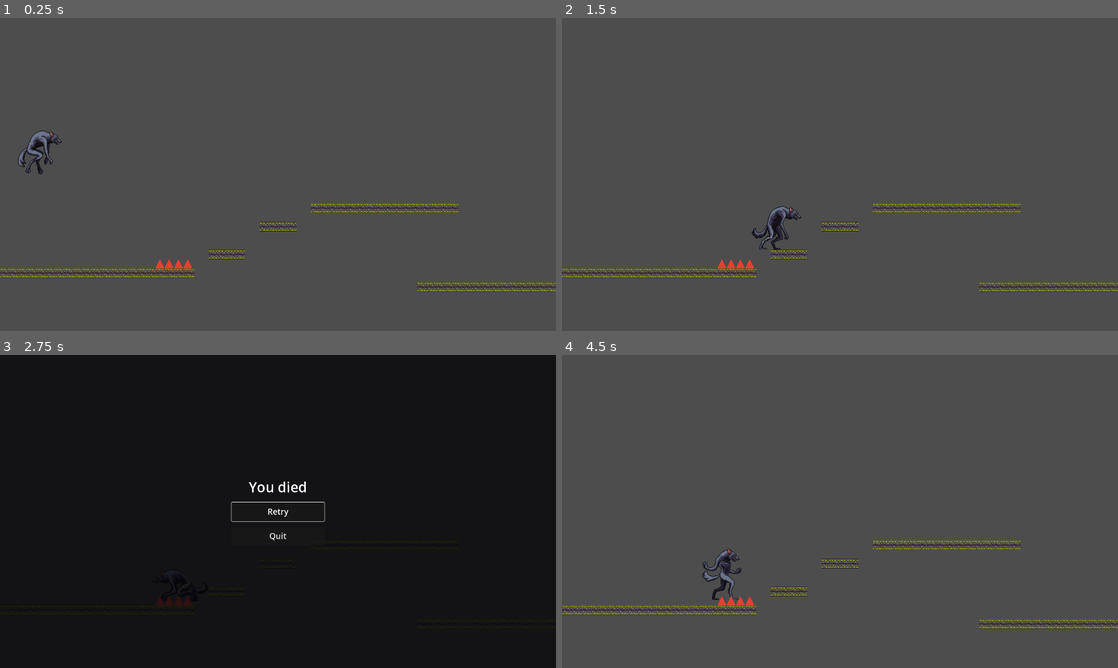
Above: before the commit, frames 1-4 (two rows, left to right).
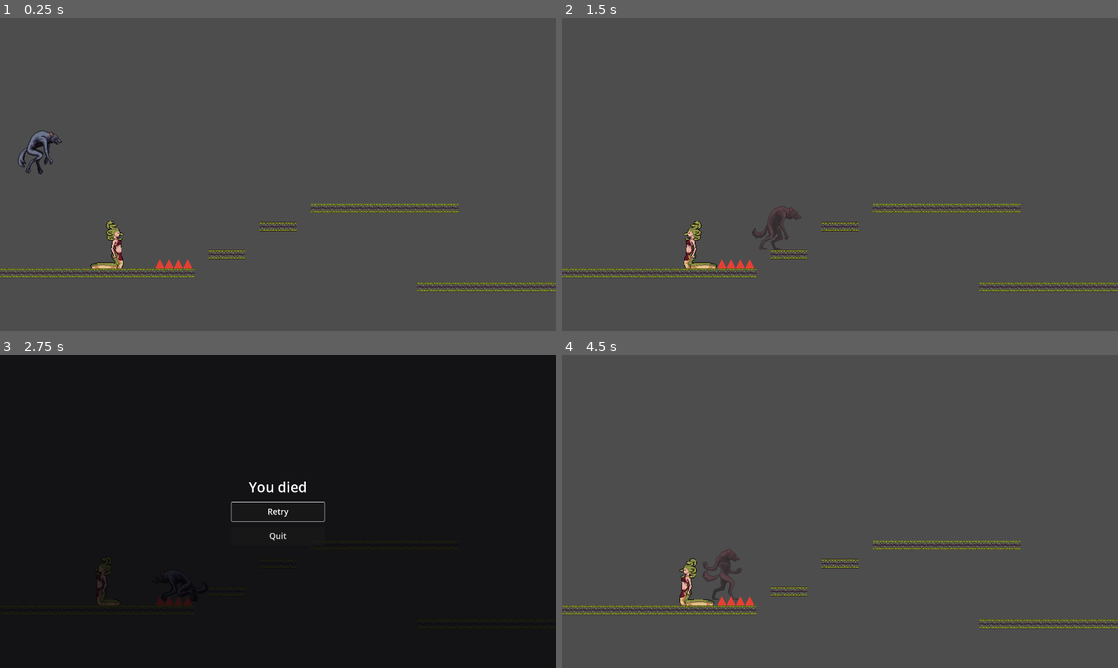
Above: after the commit, the same moments.

Repository: joacod/godot-games
Game: Godot game, scene res://main.tscn
Two runs of this game, one before a commit and one after it. Both use one fixed random seed, a clock stepped at 60 frames per second and the inputs below.
Inputs:
- Up to frame 1 (0.25 s): no input
- Up to frame 2 (1.5 s): hold Shift (run) 0.53-1.28 s; hold Right (right) from 0.53 s (still down); tap Z (attack1) at 0.6 s; tap Up (jump) at 0.77 s; tap Shift (run) at 1.35 s
- Up to frame 3 (2.75 s): tap Up (jump) at 1.52 s; tap Z (attack1) at 1.55, 2.1 s; release Right (right) at 2.03 s; hold Left (left) from 2.03 s (still down); hold Shift (run) from 2.03 s (still down)
- Up to frame 4 (4.5 s): release Left (left) at 2.75 s; release Shift (run) at 2.75 s; click "Retry" at 2.75 s; hold Right (right) from 3.53 s (still down); tap X (attack2) at 3.6 s; tap Up (jump) at 3.77 s; tap Z (attack1) at 3.8 s; hold Shift (run) from 4.28 s (still down); tap C (attack3) at 4.35 s

The runs differ from the first frame. In frame 1, 0.4% of the frame differs, in the area x 16-23%, y 64-80%; in frame 2, 0.7%, in the area x 22-43%, y 60-80%; in frame 3, less than 0.1%; in frame 4, 0.7%.

Commit message:
Add playable platformer combat

Diff:
--- a/2d-platform/main.tscn
+++ b/2d-platform/main.tscn
@@ -7,6 +7,7 @@
 [ext_resource type="Script" path="res://scenes/run_state.gd" id="5_run"]
 [ext_resource type="PackedScene" path="res://scenes/hazard.tscn" id="6_hazard"]
 [ext_resource type="PackedScene" path="res://scenes/death_ui.tscn" id="7_death_ui"]
+[ext_resource type="PackedScene" path="res://scenes/enemy.tscn" id="8_enemy"]
 
 [sub_resource type="TileSetAtlasSource" id="TileSetAtlasSource_dcf4v"]
 texture = ExtResource("2_4rmy6")
@@ -2115,3 +2116,6 @@
 position = Vector2(600, 864)
 
 [node name="DeathUI" parent="." instance=ExtResource("7_death_ui")]
+
+[node name="Enemy" parent="." instance=ExtResource("8_enemy")]
+position = Vector2(390, 864)
--- /dev/null
+++ b/2d-platform/scenes/enemy.gd
@@ -0,0 +1,78 @@
+extends CharacterBody2D
+
+## Health restored by a full-level retry; each player attack deals one by default.
+@export var max_health = 2
+## Horizontal patrol speed in pixels per second.
+@export var patrol_speed = 90.0
+## Patrol endpoints in pixels relative to this instance's starting position.
+@export var patrol_left = -90.0
+@export var patrol_right = 90.0
+@export var contact_damage = 1
+
+var health = 0
+var is_defeated = false
+var direction = 1
+var start_x = 0.0
+var hurt_remaining = 0.0
+var gravity = ProjectSettings.get_setting("physics/2d/default_gravity")
+@onready var sprite = $AnimatedSprite2D
+@onready var contact = $ContactDamage
+@onready var floor_ahead = $FloorAhead
+
+func _ready():
+	health = max_health
+	start_x = global_position.x
+	sprite.animation_finished.connect(_on_animation_finished)
+
+func _physics_process(delta):
+	if is_defeated:
+		return
+	hurt_remaining = maxf(0.0, hurt_remaining - delta)
+	sprite.modulate = Color(1.0, 0.5, 0.5) if hurt_remaining > 0.0 else Color.WHITE
+	if not is_on_floor():
+		velocity.y += gravity * delta
+	var left = start_x + patrol_left
+	var right = start_x + patrol_right
+	if global_position.x >= right:
+		direction = -1
+	elif global_position.x <= left:
+		direction = 1
+	# Look beyond the body and this tick's movement before crossing a ledge.
+	floor_ahead.position.x = direction * (32.0 + patrol_speed * delta)
+	floor_ahead.force_raycast_update()
+	if is_on_floor() and (is_on_wall() or not floor_ahead.is_colliding()):
+		direction *= -1
+	velocity.x = direction * patrol_speed
+	velocity.x = clampf(velocity.x, (left - global_position.x) / delta, (right - global_position.x) / delta)
+	sprite.flip_h = direction < 0
+	if hurt_remaining == 0.0:
+		sprite.play("walk")
+	move_and_slide()
+	# Staying in contact can hit again only after the player's invulnerability expires.
+	for body in contact.get_overlapping_bodies():
+		if is_defeated or get_tree().paused:
+			break
+		if body.has_method("take_damage"):
+			body.take_damage(contact_damage)
+
+func take_damage(amount: int = 1):
+	if is_defeated or amount <= 0:
+		return
+	health = maxi(0, health - amount)
+	if health > 0:
+		hurt_remaining = 0.3
+		sprite.modulate = Color(1.0, 0.5, 0.5)
+		sprite.play("hurt")
+	else:
+		is_defeated = true
+		velocity = Vector2.ZERO
+		hurt_remaining = 0.0
+		collision_layer = 0
+		collision_mask = 0
+		contact.set_deferred("monitoring", false)
+		sprite.modulate = Color.WHITE
+		sprite.play("dead")
+
+func _on_animation_finished():
+	if is_defeated:
+		queue_free()
--- /dev/null
+++ b/2d-platform/scenes/enemy.tscn
@@ -0,0 +1,123 @@
+[gd_scene load_steps=26 format=3]
+
+[ext_resource type="Script" path="res://scenes/enemy.gd" id="1_enemy"]
+[ext_resource type="Texture2D" path="res://enemy_sprites/Walk.png" id="2_Walk"]
+[ext_resource type="Texture2D" path="res://enemy_sprites/Hurt.png" id="3_Hurt"]
+[ext_resource type="Texture2D" path="res://enemy_sprites/Dead.png" id="4_Dead"]
+
+[sub_resource type="AtlasTexture" id="Atlas_walk_0"]
+atlas = ExtResource("2_Walk")
+region = Rect2(0, 0, 128, 128)
+
+[sub_resource type="AtlasTexture" id="Atlas_walk_1"]
+atlas = ExtResource("2_Walk")
+region = Rect2(128, 0, 128, 128)
+
+[sub_resource type="AtlasTexture" id="Atlas_walk_2"]
+atlas = ExtResource("2_Walk")
+region = Rect2(256, 0, 128, 128)
+
+[sub_resource type="AtlasTexture" id="Atlas_walk_3"]
+atlas = ExtResource("2_Walk")
+region = Rect2(384, 0, 128, 128)
+
+[sub_resource type="AtlasTexture" id="Atlas_walk_4"]
+atlas = ExtResource("2_Walk")
+region = Rect2(512, 0, 128, 128)
+
+[sub_resource type="AtlasTexture" id="Atlas_walk_5"]
+atlas = ExtResource("2_Walk")
+region = Rect2(640, 0, 128, 128)
+
+[sub_resource type="AtlasTexture" id="Atlas_walk_6"]
+atlas = ExtResource("2_Walk")
+region = Rect2(768, 0, 128, 128)
+
+[sub_resource type="AtlasTexture" id="Atlas_walk_7"]
+atlas = ExtResource("2_Walk")
+region = Rect2(896, 0, 128, 128)
+
+[sub_resource type="AtlasTexture" id="Atlas_walk_8"]
+atlas = ExtResource("2_Walk")
+region = Rect2(1024, 0, 128, 128)
+
+[sub_resource type="AtlasTexture" id="Atlas_walk_9"]
+atlas = ExtResource("2_Walk")
+region = Rect2(1152, 0, 128, 128)
+
+[sub_resource type="AtlasTexture" id="Atlas_walk_10"]
+atlas = ExtResource("2_Walk")
+region = Rect2(1280, 0, 128, 128)
+
+[sub_resource type="AtlasTexture" id="Atlas_walk_11"]
+atlas = ExtResource("2_Walk")
+region = Rect2(1408, 0, 128, 128)
+
+[sub_resource type="AtlasTexture" id="Atlas_walk_12"]
+atlas = ExtResource("2_Walk")
+region = Rect2(1536, 0, 128, 128)
+
+[sub_resource type="AtlasTexture" id="Atlas_hurt_0"]
+atlas = ExtResource("3_Hurt")
+region = Rect2(0, 0, 128, 128)
+
+[sub_resource type="AtlasTexture" id="Atlas_hurt_1"]
+atlas = ExtResource("3_Hurt")
+region = Rect2(128, 0, 128, 128)
+
+[sub_resource type="AtlasTexture" id="Atlas_hurt_2"]
+atlas = ExtResource("3_Hurt")
+region = Rect2(256, 0, 128, 128)
+
+[sub_resource type="AtlasTexture" id="Atlas_dead_0"]
+atlas = ExtResource("4_Dead")
+region = Rect2(0, 0, 128, 128)
+
+[sub_resource type="AtlasTexture" id="Atlas_dead_1"]
+atlas = ExtResource("4_Dead")
+region = Rect2(128, 0, 128, 128)
+
+[sub_resource type="AtlasTexture" id="Atlas_dead_2"]
+atlas = ExtResource("4_Dead")
+region = Rect2(256, 0, 128, 128)
+
+[sub_resource type="SpriteFrames" id="SpriteFrames_enemy"]
+animations = [
+{"frames": [{"duration": 1.0, "texture": SubResource("Atlas_walk_0")}, {"duration": 1.0, "texture": SubResource("Atlas_walk_1")}, {"duration": 1.0, "texture": SubResource("Atlas_walk_2")}, {"duration": 1.0, "texture": SubResource("Atlas_walk_3")}, {"duration": 1.0, "texture": SubResource("Atlas_walk_4")}, {"duration": 1.0, "texture": SubResource("Atlas_walk_5")}, {"duration": 1.0, "texture": SubResource("Atlas_walk_6")}, {"duration": 1.0, "texture": SubResource("Atlas_walk_7")}, {"duration": 1.0, "texture": SubResource("Atlas_walk_8")}, {"duration": 1.0, "texture": SubResource("Atlas_walk_9")}, {"duration": 1.0, "texture": SubResource("Atlas_walk_10")}, {"duration": 1.0, "texture": SubResource("Atlas_walk_11")}, {"duration": 1.0, "texture": SubResource("Atlas_walk_12")}], "loop": true, "name": &"walk", "speed": 10.0},
+{"frames": [{"duration": 1.0, "texture": SubResource("Atlas_hurt_0")}, {"duration": 1.0, "texture": SubResource("Atlas_hurt_1")}, {"duration": 1.0, "texture": SubResource("Atlas_hurt_2")}], "loop": false, "name": &"hurt", "speed": 10.0},
+{"frames": [{"duration": 1.0, "texture": SubResource("Atlas_dead_0")}, {"duration": 1.0, "texture": SubResource("Atlas_dead_1")}, {"duration": 1.0, "texture": SubResource("Atlas_dead_2")}], "loop": false, "name": &"dead", "speed": 10.0}
+]
+
+[sub_resource type="RectangleShape2D" id="Shape_enemy"]
+size = Vector2(60, 150)
+
+[node name="Enemy" type="CharacterBody2D"]
+texture_filter = 1
+collision_layer = 4
+collision_mask = 1
+script = ExtResource("1_enemy")
+
+[node name="AnimatedSprite2D" type="AnimatedSprite2D" parent="."]
+position = Vector2(0, -128)
+scale = Vector2(2, 2)
+sprite_frames = SubResource("SpriteFrames_enemy")
+animation = &"walk"
+autoplay = "walk"
+
+[node name="CollisionShape2D" type="CollisionShape2D" parent="."]
+position = Vector2(0, -75)
+shape = SubResource("Shape_enemy")
+
+[node name="ContactDamage" type="Area2D" parent="."]
+collision_layer = 0
+collision_mask = 2
+monitorable = false
+
+[node name="CollisionShape2D" type="CollisionShape2D" parent="ContactDamage"]
+position = Vector2(0, -75)
+shape = SubResource("Shape_enemy")
+
+[node name="FloorAhead" type="RayCast2D" parent="."]
+position = Vector2(34, -28)
+target_position = Vector2(0, 40)
+collision_mask = 1
--- a/2d-platform/scenes/main_character.gd
+++ b/2d-platform/scenes/main_character.gd
@@ -26,6 +26,17 @@
 var last_direction = 1  # 1 for right, -1 for left
 var is_attacking = false
 var attack_direction = 1
+## Damage dealt to each enemy once per swing.
+@export var attack_damage = 1
+# Zero-based inclusive striking frames at the existing 10 fps.
+const STRIKING_FRAMES = {
+	&"attacking1": Vector2i(4, 4),
+	&"attacking2": Vector2i(2, 2),
+	&"attacking3": Vector2i(2, 3),
+}
+var attack_active = false
+var hit_enemies = {}
+@onready var attack_hitbox = $AttackHitbox
 
 # Animation states
 enum Animations {DEFAULT, WALKING, RUNNING, JUMPING, ATTACKING1, ATTACKING2, ATTACKING3}
@@ -44,6 +55,8 @@
 func _ready():
 	health = max_health
 	player.animation_finished.connect(_on_animation_finished)
+	player.frame_changed.connect(_update_attack_hitbox)
+	attack_hitbox.body_entered.connect(_hit_enemy)
 
 # This function runs on every physics frame
 # at a constant rate (usually 60 times per second)
@@ -62,6 +75,25 @@
 	handle_attacks()
 	update_animation()
 	move_and_slide()
+	_update_attack_hitbox()
+	# Monitoring stays on so enemies already inside are detected when striking begins.
+	if attack_active:
+		for enemy in attack_hitbox.get_overlapping_bodies():
+			_hit_enemy(enemy)
+
+func _update_attack_hitbox():
+	attack_hitbox.position.x = player.position.x + attack_direction * 94.0
+	var frames = STRIKING_FRAMES.get(player.animation, Vector2i(-1, -1))
+	attack_active = is_attacking and not is_dead and player.frame >= frames.x and player.frame <= frames.y
+
+func _hit_enemy(enemy):
+	if not attack_active or is_dead or get_tree().paused or not enemy.has_method("take_damage"):
+		return
+	var id = enemy.get_instance_id()
+	if hit_enemies.has(id):
+		return
+	hit_enemies[id] = true
+	enemy.take_damage(attack_damage)
 
 func take_damage(amount: int = 1):
 	if is_dead or invulnerability_remaining > 0.0 or amount <= 0:
@@ -81,6 +113,8 @@
 	health = 0
 	velocity = Vector2.ZERO
 	is_attacking = false
+	attack_active = false
+	hit_enemies.clear()
 	invulnerability_remaining = 0.0
 	player.modulate = Color.WHITE
 	player.stop()
@@ -122,12 +156,14 @@
 		return
 	is_attacking = true
 	attack_direction = last_direction
+	hit_enemies.clear()
 
 func _on_animation_finished():
 	if is_dead:
 		return
 	if is_attacking:
 		is_attacking = false
+		attack_active = false
 		handle_movement_animations()
 		update_animation()
 
--- a/2d-platform/scenes/main_character.tscn
+++ b/2d-platform/scenes/main_character.tscn
@@ -429,6 +429,9 @@
 radius = 62.0
 height = 138.0
 
+[sub_resource type="RectangleShape2D" id="RectangleShape2D_attack"]
+size = Vector2(84, 80)
+
 [node name="CharacterBody2D" type="CharacterBody2D"]
 collision_layer = 2
 collision_mask = 1
@@ -445,3 +448,12 @@
 [node name="CollisionShape2D" type="CollisionShape2D" parent="."]
 position = Vector2(44, 77)
 shape = SubResource("CapsuleShape2D_qk7mk")
+
+[node name="AttackHitbox" type="Area2D" parent="."]
+position = Vector2(110, 60)
+collision_layer = 8
+collision_mask = 4
+monitorable = false
+
+[node name="CollisionShape2D" type="CollisionShape2D" parent="AttackHitbox"]
+shape = SubResource("RectangleShape2D_attack")
--- /dev/null
+++ b/2d-platform/tests/combat.gd
@@ -0,0 +1,189 @@
+extends SceneTree
+
+# Godot --headless --path 2d-platform --script res://tests/combat.gd
+var failures = 0
+var arena: Node2D
+const PLAYER = preload("res://scenes/main_character.tscn")
+const ENEMY = preload("res://scenes/enemy.tscn")
+
+func _initialize():
+	_run.call_deferred()
+
+func check(condition: bool, description: String):
+	if not condition:
+		failures += 1
+		push_error(description)
+
+func ticks(count: int):
+	for i in range(count):
+		await physics_frame
+		await process_frame
+
+func floor_at(center: Vector2, size: Vector2):
+	var body = StaticBody2D.new()
+	var collision = CollisionShape2D.new()
+	var shape = RectangleShape2D.new()
+	shape.size = size
+	collision.shape = shape
+	body.position = center
+	body.add_child(collision)
+	arena.add_child(body)
+	return body
+
+func spawn_enemy(at: Vector2, moving: bool = false):
+	var enemy = ENEMY.instantiate()
+	enemy.position = at
+	arena.add_child(enemy)
+	enemy.set_physics_process(moving)
+	return enemy
+
+func press_attack(number: int):
+	Input.action_press("attack%s" % number)
+	await ticks(2)
+	Input.action_release("attack%s" % number)
+
+func _run():
+	create_timer(35.0, true).timeout.connect(func():
+		push_error("Combat checks timed out")
+		quit(1)
+	)
+	arena = Node2D.new()
+	root.add_child(arena)
+	floor_at(Vector2(800, 916), Vector2(1600, 32))
+	var character = PLAYER.instantiate()
+	character.position = Vector2(500, 754)
+	arena.add_child(character)
+	await ticks(5)
+	check(character.is_on_floor(), "Combat test player lands on world")
+	check(character.attack_hitbox.collision_layer == 8 and character.attack_hitbox.collision_mask == 4, "Attack detection uses named layers")
+	for facing in [1, -1]:
+		for attack in [1, 2, 3]:
+			character.last_direction = facing
+			var offset = 140 if facing == 1 else -124
+			var target = spawn_enemy(Vector2(500 + offset, 900))
+			var second = spawn_enemy(Vector2(500 + offset, 900))
+			var behind = spawn_enemy(Vector2(500 - offset, 900))
+			var distant = spawn_enemy(Vector2(500 + offset * 3, 900))
+			await ticks(3)
+			check(target.health == 2, "Idle overlap does not deal damage")
+			await press_attack(attack)
+			check(character.is_attacking and target.health == 2, "Attack starts with harmless windup")
+			paused = true
+			var windup_frame = character.player.frame
+			var windup_progress = character.player.frame_progress
+			await create_timer(0.12, true).timeout
+			check(character.player.frame == windup_frame and character.player.frame_progress == windup_progress and target.health == 2, "Pause preserves harmless windup")
+			paused = false
+			await press_attack(attack % 3 + 1)
+			check(character.player.animation == StringName("attacking%s" % attack), "Another attack cannot interrupt the swing")
+			# Pause in windup and later in the strike window using real animation time.
+			var did_pause = false
+			var saw_hit = false
+			for frame in range(60):
+				if character.attack_active and not did_pause:
+					paused = true
+					var saved_frame = character.player.frame
+					var saved_progress = character.player.frame_progress
+					var saved_health = target.health
+					await create_timer(0.15, true).timeout
+					check(character.player.frame == saved_frame and character.player.frame_progress == saved_progress, "Pause freezes attack animation timing")
+					check(target.health == saved_health, "Pause cannot deal attack damage")
+					paused = false
+					did_pause = true
+				await ticks(1)
+				if target.health == 1 and not saw_hit:
+					saw_hit = true
+					check(character.attack_active, "First damage occurs in striking frames")
+					# Moving input cannot turn or replace the current swing.
+					Input.action_press("left" if facing == 1 else "right")
+					await ticks(1)
+					Input.action_release("left" if facing == 1 else "right")
+					character.velocity = Vector2.ZERO
+					check(character.attack_direction == facing and character.player.flip_h == (facing < 0), "Swing facing stays fixed while moving")
+				if not character.is_attacking:
+					break
+			check(saw_hit and did_pause, "Attack %s facing %s strikes and resumes" % [attack, facing])
+			check(target.health == 1 and second.health == 1, "One swing hits each overlapping enemy exactly once")
+			check(behind.health == 2 and distant.health == 2, "Attack cannot hit behind or out of reach")
+			check(not character.is_attacking and not character.attack_active, "Attack completes and disables damage")
+			character.position = Vector2(500, 754)
+			character.last_direction = facing
+			await ticks(3)
+			await press_attack(attack)
+			await create_timer(0.8, false).timeout
+			check(not is_instance_valid(target) and not is_instance_valid(second), "Second swing defeats two-hit enemies and finishes death animation")
+			behind.queue_free()
+			distant.queue_free()
+			await ticks(2)
+
+	# Contact is tested through actual overlapping physics shapes, including sustained contact.
+	character.position = Vector2(500, 754)
+	var contact = spawn_enemy(Vector2(544, 900), true)
+	contact.patrol_speed = 0.0
+	await ticks(5)
+	check(character.health == 2, "Enemy contact deals one damage")
+	await create_timer(0.2, false).timeout
+	check(character.health == 2, "Contact respects invulnerability")
+	paused = true
+	var cooldown = character.invulnerability_remaining
+	var enemy_frame = contact.sprite.frame
+	await create_timer(0.15, true).timeout
+	check(character.invulnerability_remaining == cooldown and contact.sprite.frame == enemy_frame, "Pause freezes contact cooldown and enemy animation")
+	paused = false
+	await create_timer(1.0, false).timeout
+	check(character.health == 1, "Sustained contact deals damage after invulnerability expires")
+	contact.take_damage(2)
+	check(contact.is_defeated and contact.velocity == Vector2.ZERO and contact.collision_layer == 0, "Defeat immediately stops motion and attack detection")
+	await create_timer(1.1, false).timeout
+	check(character.health == 1 and not is_instance_valid(contact), "Defeated enemy stops contact damage and is removed")
+	character.kill()
+	check(not character.attack_active and character.hit_enemies.is_empty(), "Death clears attack damage and hit history")
+	character.queue_free()
+
+	# Wide configured bounds force real ledge detection at both ends of an isolated platform.
+	floor_at(Vector2(2200, 916), Vector2(400, 32))
+	var patrol = spawn_enemy(Vector2(2200, 900), true)
+	patrol.patrol_left = -400
+	patrol.patrol_right = 400
+	patrol.patrol_speed = 240
+	var visited_left = false
+	var visited_right = false
+	for frame in range(240):
+		await ticks(1)
+		visited_left = visited_left or patrol.position.x < 2070
+		visited_right = visited_right or patrol.position.x > 2330
+		check(patrol.position.x >= 2030 and patrol.position.x <= 2370 and patrol.position.y < 902, "Patrol turns before falling off either ledge")
+	check(visited_left and visited_right, "Patrol covers both sides of its platform")
+	patrol.position = Vector2(2200, 900)
+	patrol.patrol_left = -50
+	patrol.patrol_right = 50
+	for frame in range(90):
+		await ticks(1)
+		check(patrol.position.x >= 2150 and patrol.position.x <= 2250, "Patrol respects configured bounds")
+	var wall = floor_at(Vector2(2270, 800), Vector2(32, 200))
+	patrol.patrol_right = 400
+	patrol.direction = 1
+	await create_timer(0.7, false).timeout
+	check(patrol.position.x < 2224 and patrol.direction == -1, "World wall collision reverses patrol")
+	wall.queue_free()
+	arena.queue_free()
+	await ticks(2)
+
+	# The real full-scene retry restores enemies and clears attack state.
+	change_scene_to_file("res://main.tscn")
+	await scene_changed
+	for attempt in range(2):
+		var run = current_scene
+		var enemy = run.get_node("Enemy")
+		check(enemy.health == 2 and not enemy.is_defeated and enemy.position == Vector2(390, 864), "Run starts with a fresh enemy at its spawn")
+		enemy.take_damage(2)
+		var player = run.character
+		Input.action_press("attack1")
+		await ticks(2)
+		Input.action_release("attack1")
+		player.kill()
+		run.retry()
+		await scene_changed
+		check(not paused and not current_scene.character.attack_active and current_scene.character.hit_enemies.is_empty(), "Retry resets combat and unpauses the new run")
+	print("Step 3 combat checks: %s" % ("PASS" if failures == 0 else "FAIL (%s)" % failures))
+	quit(0 if failures == 0 else 1)
Binary file added: 2d-platform/enemy_sprites/Dead.png
Not shown, added: 2d-platform/enemy_sprites/Dead.png.import
Binary file added: 2d-platform/enemy_sprites/Hurt.png
Not shown, added: 2d-platform/enemy_sprites/Hurt.png.import
Binary file added: 2d-platform/enemy_sprites/Walk.png
Not shown, added: 2d-platform/enemy_sprites/Walk.png.import
Not shown: 1 places in 2d-platform/main.tscn that only renumber resources
Not shown, added: 2d-platform/scenes/enemy.gd.uid
Not shown: 1 places in 2d-platform/scenes/main_character.tscn that only renumber resources
Not shown, added: 2d-platform/tests/combat.gd.uid
Not shown, added: 2d-platform/ASSETS.md
Not shown, changed: 2d-platform/PLAN.md
